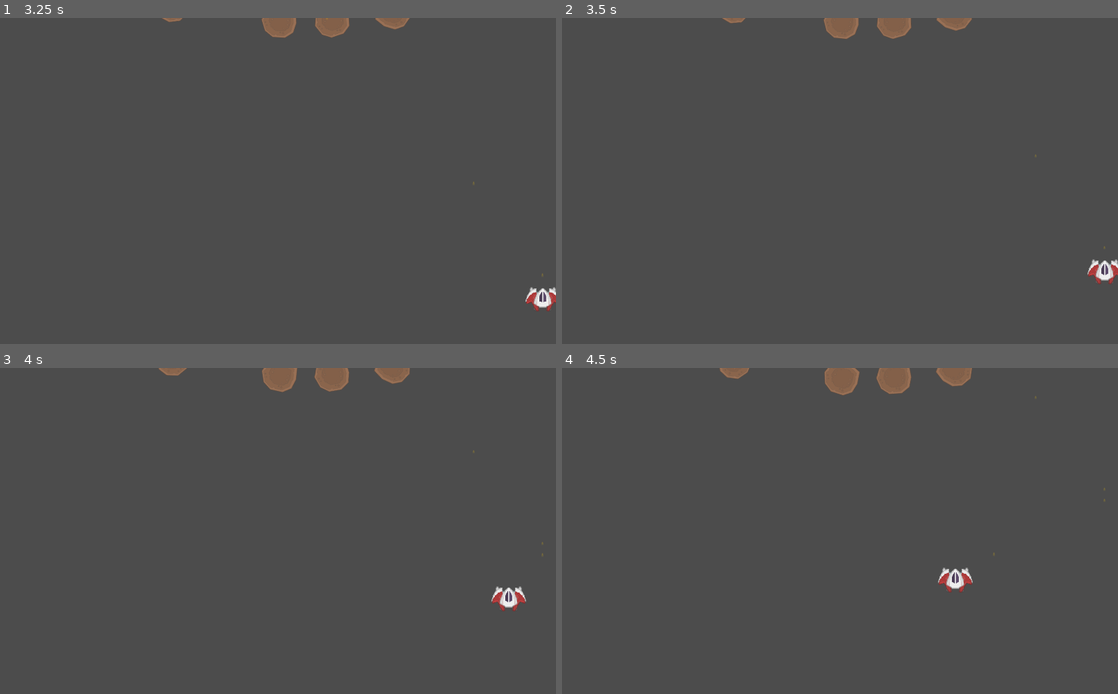
Above: before the commit, frames 1-4 (two rows, left to right).
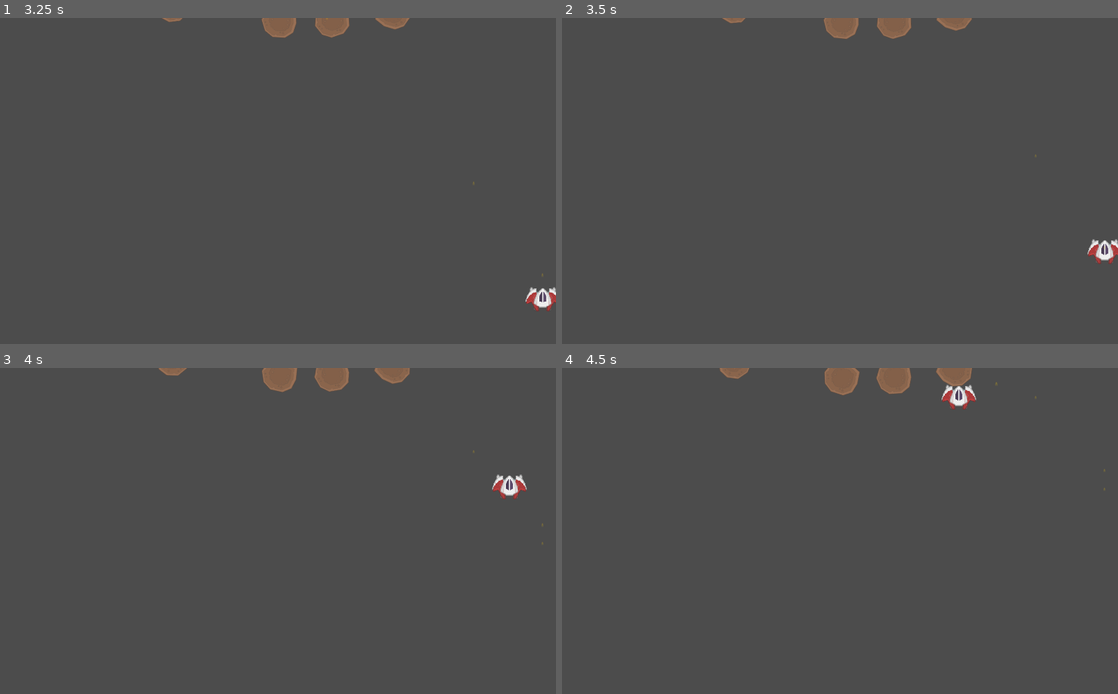
Above: after the commit, the same moments.

Repository: Kessinen/HCSSpace-Origins
Game: Godot game, scene res://Levels/Lvl1/Level1.tscn
The game is run twice, just before and just after one commit, with the same random seed, the same clock (stepped at 60 frames per second) and the same inputs.
Inputs:
- Up to frame 1 (3.25 s): tap Enter at 0.5 s; hold D (move_right) 0.53-1.28 s; hold Space (shoot) 0.53-1.28 s; hold S (move_down) 1.28-2.03 s; tap Space (shoot) at 1.35, 2.85 s; hold D (move_right) 2.03-2.78 s; hold Space (shoot) 2.03-2.78 s; hold W (move_up) from 2.78 s (still down)
- Up to frame 2 (3.5 s): keep holding W (move_up)
- Up to frame 3 (4 s): release W (move_up) at 3.53 s; hold A (move_left) from 3.53 s (still down); hold Space (shoot) from 3.53 s (still down)
- Up to frame 4 (4.5 s): keep holding A (move_left); release Space (shoot) at 4.28 s; tap Space (shoot) at 4.35 s

Frame 1 is identical in both runs. In frame 2, 0.6% of the frame differs, in the area x 94-100%, y 67-82%; in frame 3, 0.6%; in frame 4, 0.6%, in the area x 67-98%, y 4-69%.

Commit message:
CHANGE Bullet type
Changed bullet type to Area2D

Diff:
--- a/src/Bullets/Player/Bullet1.tscn
+++ b/src/Bullets/Player/Bullet1.tscn
@@ -7,7 +7,9 @@
 radius = 2.19547
 height = 3.82529
 
-[node name="Bullet1" type="KinematicBody2D"]
+[node name="Bullet1" type="Area2D"]
+collision_layer = 8
+collision_mask = 4
 script = ExtResource( 1 )
 
 [node name="bullet1" type="Sprite" parent="."]
@@ -19,4 +21,5 @@
 [node name="CollisionShape2D" type="CollisionShape2D" parent="."]
 shape = SubResource( 1 )
 
+[connection signal="body_entered" from="." to="." method="_on_Bullet1_body_entered"]
 [connection signal="screen_exited" from="VisibilityNotifier2D" to="." method="_on_VisibilityNotifier2D_screen_exited"]
--- a/src/Bullets/bullets.gd
+++ b/src/Bullets/bullets.gd
@@ -1,4 +1,4 @@
-extends KinematicBody2D
+extends Area2D
 
 export var bulletDamage : int = 1
 export var bulletSpeed : int = 200
